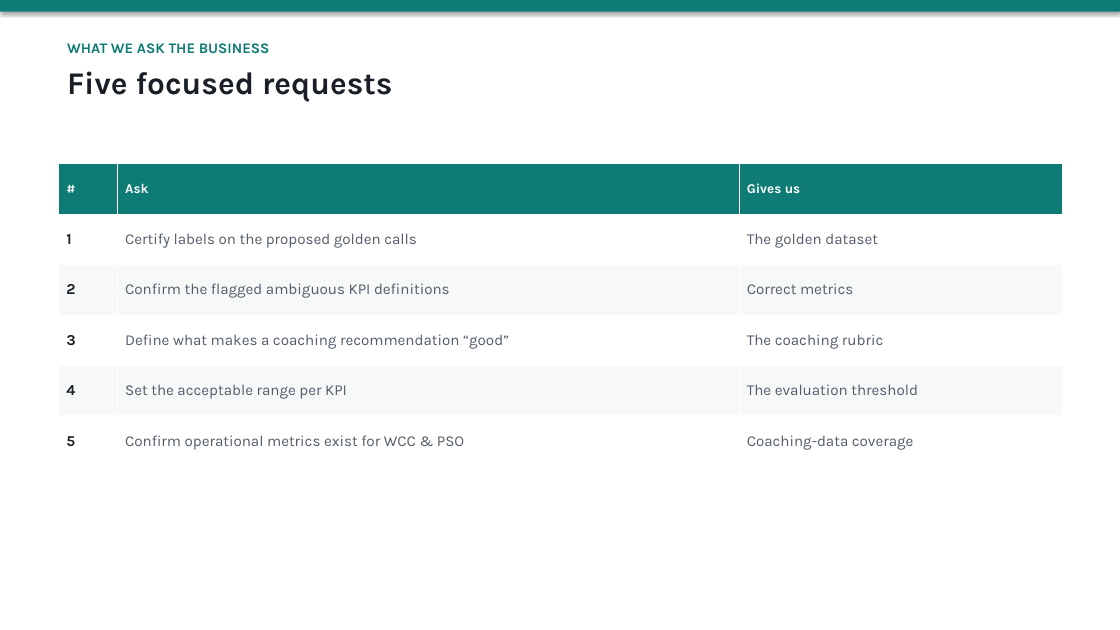
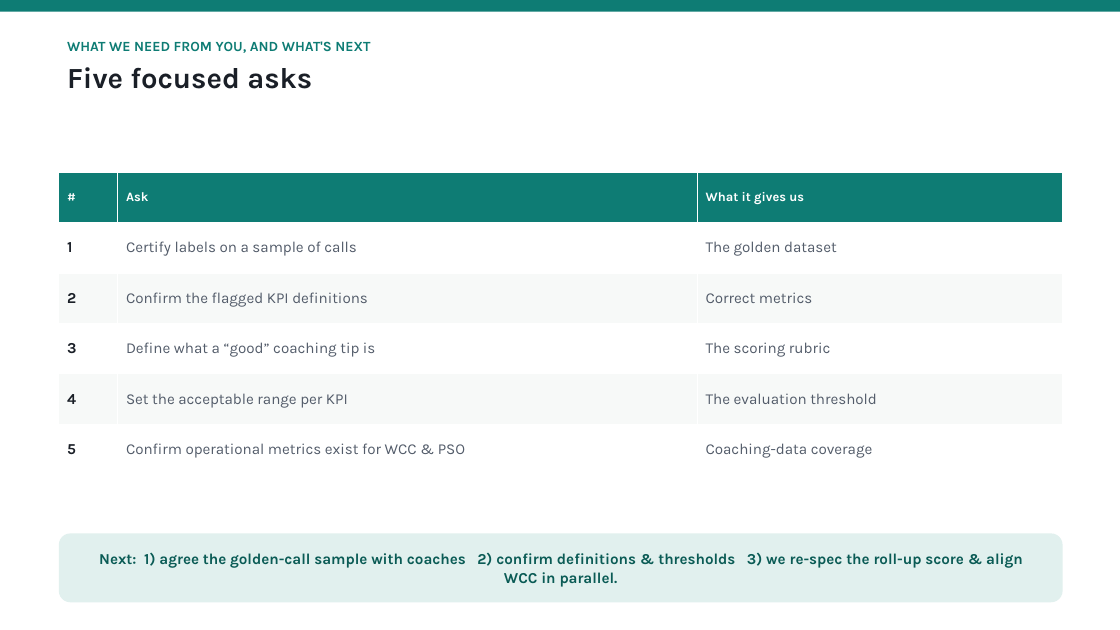
Before and after one commit to shyamanugu/LLMOps, a slide deck: slide 8 of usecases/ai_pipeline 2/docs/APIX_Metrics_Discussion.pptx. Drawn at 1120x630 pixels with LibreOffice and Linux fonts; fonts in the diff are those of the drawing. Boxes give left, top, right and bottom in pixels: in the first picture for what was removed or moved away, otherwise in the second. Text is boxed around its words. In the diff, an @@ line names an element or a change of style, - is before the commit and + after.

```diff
--- a/usecases/ai_pipeline 2/docs/APIX_Metrics_Discussion.pptx
+++ b/usecases/ai_pipeline 2/docs/APIX_Metrics_Discussion.pptx
@@ rectangle at (0, 0, 1120, 12): shadow off @@
@@ text at (67, 41, 370, 89): text changed; size 12.5 to 12 pt @@
-WHAT WE ASK THE BUSINESS
-Five focused requests
+WHAT WE NEED FROM YOU, AND WHAT'S NEXT
+Five focused asks
@@ table at (59, 172, 1063, 475) @@
-row 1, column 3: Gives us
+row 1, column 3: What it gives us
-row 2, column 2: Certify labels on the proposed golden calls
+row 2, column 2: Certify labels on a sample of calls
-row 3, column 2: Confirm the flagged ambiguous KPI definitions
+row 3, column 2: Confirm the flagged KPI definitions
-row 4, column 2: Define what makes a coaching recommendation “good”
+row 4, column 2: Define what a “good” coaching tip is
-row 4, column 3: The coaching rubric
+row 4, column 3: The scoring rubric
@@ size 11.5 to 11 pt in "#", "Ask" @@
@@ table: place and size @@
-table at (59, 164, 1063, 466)
+table at (59, 172, 1063, 475)
@@ rounded rectangle added at (59, 534, 1063, 602), fill #E1F0EE, 13 pt, text #0A5B55, bold @@
+Next: 1) agree the golden-call sample with coaches 2) confirm definitions & thresholds 3) we re-spec the roll-up score & align WCC in parallel.
```
Also in this commit, not shown: 3 other slides changed, 4 slides added, 7 slides removed, 1 other file.
